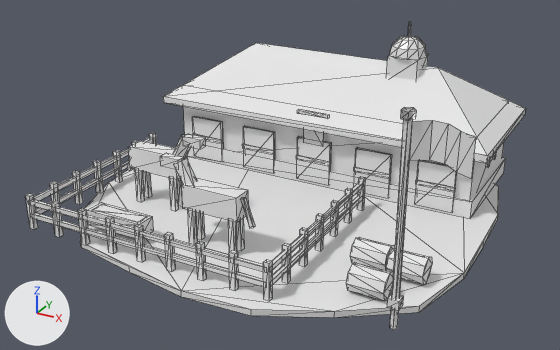
The glTF model sample_project/assets/3d/buildings/ottomans/stable.glb, before and after one commit.
The view is the same before and after, from a 50 mm camera at (4.38, -8.42, 4.57) aimed at (-0.04, -0.39, 0.55). The axes (+X, +Y, +Z) are drawn at lower left. The lights are the same throughout. The older version comes first. Mesh edges are drawn as thin lines. Vertices at exactly the same position are counted once.

Script lines for the objects in view, before the commit:
```python
me_ottomans_stable = bpy.data.meshes.new('ottomans_stable')
me_ottomans_stable.from_pydata(...)  # 720 vertices, 939 faces; spans x -2.64..2.89, y -2.66..2.67, z 0.0..2.36
me_ottomans_stable.materials.append(mat_pe_dirt)  # white #e7e7e7
me_ottomans_stable.materials.append(mat_pe_stonewarm)  # white #e7e7e7
me_ottomans_stable.materials.append(mat_pe_plastercream)  # white #e7e7e7
me_ottomans_stable.materials.append(mat_pe_window)  # white #e7e7e7
me_ottomans_stable.materials.append(mat_pe_roofred)  # white #e7e7e7
me_ottomans_stable.materials.append(mat_pe_wooddark)  # white #e7e7e7
me_ottomans_stable.materials.append(mat_pe_domelead)  # white #e7e7e7
me_ottomans_stable.materials.append(mat_pe_gold)  # white #e7e7e7
me_ottomans_stable.materials.append(mat_pe_woodlight)  # white #e7e7e7
me_ottomans_stable.materials.append(mat_team_trim)  # white #e7e7e7
me_ottomans_stable.materials.append(mat_pe_banner_ottomans)  # white #e7e7e7
me_ottomans_stable.materials.append(mat_pe_beam)  # white #e7e7e7
me_ottomans_stable.materials.append(mat_pe_thatch)  # white #e7e7e7
ob_ottomans_stable = bpy.data.objects.new('ottomans_stable', me_ottomans_stable)
ob_ottomans_stable.location = (0.0, 0.0, 0.0)
```
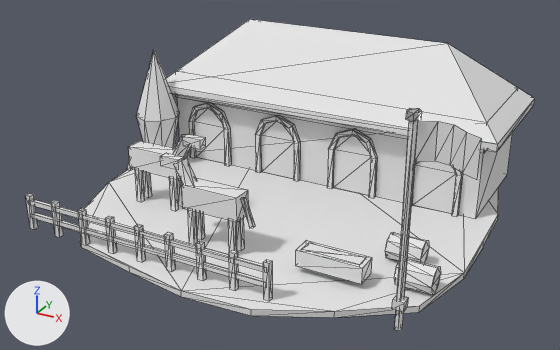
What changed in the scene script:
```text
Change me_ottomans_stable:
    remove me_ottomans_stable.from_pydata(...)  # 720 vertices, 939 faces; spans x -2.64..2.89, y -2.66..2.67, z 0.0..2.36
    add me_ottomans_stable.from_pydata(...)  # 520 vertices, 693 faces; spans x -2.72..2.94, y -2.66..2.67, z 0.0..2.36
    me_ottomans_stable part 1: the loose piece of 8 vertices spanning x -2.2..2.2, y 0.55..2.15, z 0.08..1.18 is scaled about its middle by (1.05, 1, 1.18), then moved by (0.0, 0.0, 0.1), in mat_pe_stonewarm (white #e7e7e7)
    me_ottomans_stable part 2: the loose piece of 8 vertices spanning x -2.24..2.24, y 0.51..2.19, z 0.08..0.32 is scaled about its middle by (1.03, 0.97, 0.333), then moved by (0.0, 0.0, 0.83), in mat_pe_woodlight (white #e7e7e7)
    me_ottomans_stable part 3: the loose piece of 8 vertices spanning x 0.87..0.94, y -1.57..-1.5, z 0.08..0.53 is scaled about its middle by (11.4, 3.71, 0.444), then moved by (0.4, -0.07, -0.04)
    me_ottomans_stable part 4: the loose piece of 10 vertices spanning x 2.22..2.29, y -2.24..-2.16, z 0.08..2.28 is scaled about its middle by (1.25, 1.25, 0.114), then moved by (-4.65, 2.4, -0.97)
    me_ottomans_stable part 5: the loose piece of 10 vertices spanning x 2.22..2.29, y -2.24..-2.16, z 0.08..2.28 is copied, and the copy is moved by (0.05, 0.0, 0.0); it spans x 2.27..2.34, y -2.24..-2.16, z 0.08..2.28
    me_ottomans_stable part 6: the loose piece of 8 vertices spanning x 2.19..2.31, y -2.26..-2.14, z 0.33..0.43 is moved by (0.05, 0.0, 0.0)
    me_ottomans_stable part 7: the loose piece of 8 vertices spanning x 0.87..0.94, y -1.98..-1.91, z 0.08..0.53 is scaled about its middle by (10, 2.57, 0.0667), then moved by (0.4, 0.34, 0.05), in mat_pe_window (white #e7e7e7)
    me_ottomans_stable part 8: the loose piece of 16 vertices spanning x 1.84..2.26, y -1.41..-1.09, z 0.08..0.39 is moved by (-0.15, 0.35, 0.0)
    me_ottomans_stable part 9: the loose piece of 16 vertices spanning x 1.59..2.01, y -1.91..-1.59, z 0.08..0.39 is moved by (0.4, 0.35, 0.0)
    me_ottomans_stable part 10: the loose piece of 10 vertices spanning x 2.19..2.32, y -2.27..-2.13, z 2.28..2.36 is moved by (0.05, 0.0, 0.0)
    me_ottomans_stable part 11: the loose piece of 10 vertices spanning x 2.29..2.89, y -2.32..-2.09, z 1.88..2.26 is moved by (0.05, 0.0, 0.0)
    me_ottomans_stable part 12: the loose piece of 11 vertices spanning x -2.4..2.4, y 0.35..2.35, z 0.89..1.74 is rebuilt with 11 vertices and now spans x -2.5..2.5, y 0.35..2.35, z 1.05..2.08
    me_ottomans_stable part 13: the loose piece of 8 vertices spanning x -2.0..-1.5, y 0.5..0.55, z 0.12..0.74 is rebuilt with 28 vertices and now spans x -2.07..-1.38, y 0.49..0.55, z 0.08..1.0
    me_ottomans_stable part 14: the loose piece of 8 vertices spanning x 1.5..2.0, y 0.5..0.55, z 0.12..0.74 is rebuilt with 28 vertices and now spans x 1.38..2.07, y 0.49..0.55, z 0.08..1.0
    me_ottomans_stable part 15: a new loose piece of 28 vertices spanning x -0.92..-0.23, y 0.49..0.55, z 0.08..1.0
    me_ottomans_stable part 16: a new loose piece of 28 vertices spanning x 0.23..0.92, y 0.49..0.55, z 0.08..1.0
    me_ottomans_stable part 17: a new loose piece of 17 vertices spanning x -2.72..-2.08, y -0.12..0.52, z 0.28..1.78, in mat_pe_foliage (white #e7e7e7)
    me_ottomans_stable part 18: 29 loose pieces with 299 vertices, spanning x -2.48..2.24, y -2.35..1.6, z 0.08..2.3, are deleted
    me_ottomans_stable part 19: 24 vertices removed from x -1.12..1.12, y 0.5..0.55, z 0.12..0.74
    other edits to the shape of me_ottomans_stable do not show in these pictures
    remove me_ottomans_stable.materials.append(mat_pe_domelead)  # white #e7e7e7
    remove me_ottomans_stable.materials.append(mat_pe_beam)  # white #e7e7e7
    add me_ottomans_stable.materials.append(mat_pe_foliage)  # white #e7e7e7
```

Changed parts and their boxes (x1, y1, x2, y2) in the pictures (560 x 350 px; the box of a moved part takes in the faces that stretch with it):
'ottomans_stable', reshaped
    before: (26, 22, 526, 330)
    after: (26, 19, 535, 331)
part 1 of me_ottomans_stable, moved or reshaped
    before: (183, 106, 504, 200)
    after: (177, 97, 512, 219)
part 2 of me_ottomans_stable, moved or reshaped (mostly hidden afterwards)
    before: (188, 147, 505, 219)
    after: (176, 94, 487, 153)
part 3 of me_ottomans_stable, moved or reshaped
    before: (299, 228, 308, 266)
    after: (296, 240, 372, 284)
part 4 of me_ottomans_stable, moved or reshaped (not visible afterwards)
    before: (390, 120, 413, 330)
part 5 of me_ottomans_stable, added
    after: (395, 121, 418, 331)
part 6 of me_ottomans_stable, moved or reshaped
    before: (387, 294, 404, 311)
    after: (392, 295, 409, 312)
part 7 of me_ottomans_stable, moved or reshaped
    before: (282, 243, 291, 283)
    after: (301, 243, 366, 265)
part 8 of me_ottomans_stable, moved or reshaped
    before: (386, 248, 432, 284)
    after: (385, 232, 429, 263)
part 9 of me_ottomans_stable, moved or reshaped
    before: (346, 263, 393, 300)
    after: (394, 259, 441, 295)
part 10 of me_ottomans_stable, moved or reshaped
    before: (401, 107, 416, 121)
    after: (406, 108, 422, 122)
part 11 of me_ottomans_stable, moved or reshaped
    before: (410, 120, 476, 179)
    after: (415, 121, 482, 180)
part 12 of me_ottomans_stable, rebuilt (11% taller)
    before: (163, 43, 526, 163)
    after: (166, 19, 535, 152)
part 13 of me_ottomans_stable, rebuilt (34% wider, 38% taller)
    before: (193, 116, 224, 162)
    after: (189, 102, 231, 166)
part 14 of me_ottomans_stable, rebuilt
    before: (415, 160, 457, 212)
    after: (412, 161, 463, 217)
part 15 of me_ottomans_stable, added
    after: (255, 115, 300, 181)
part 16 of me_ottomans_stable, added
    after: (327, 129, 377, 198)
part 17 of me_ottomans_stable, added
    after: (136, 50, 180, 148)
part 18 of me_ottomans_stable, deleted
    before: (34, 22, 496, 284)
part 19 of me_ottomans_stable, deleted
    before: (243, 126, 392, 198)
